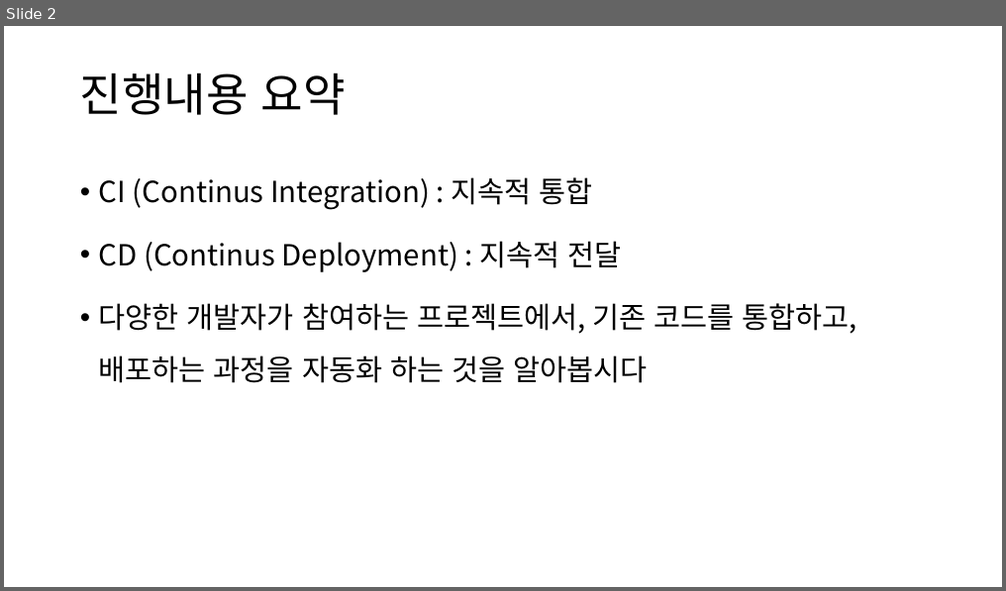
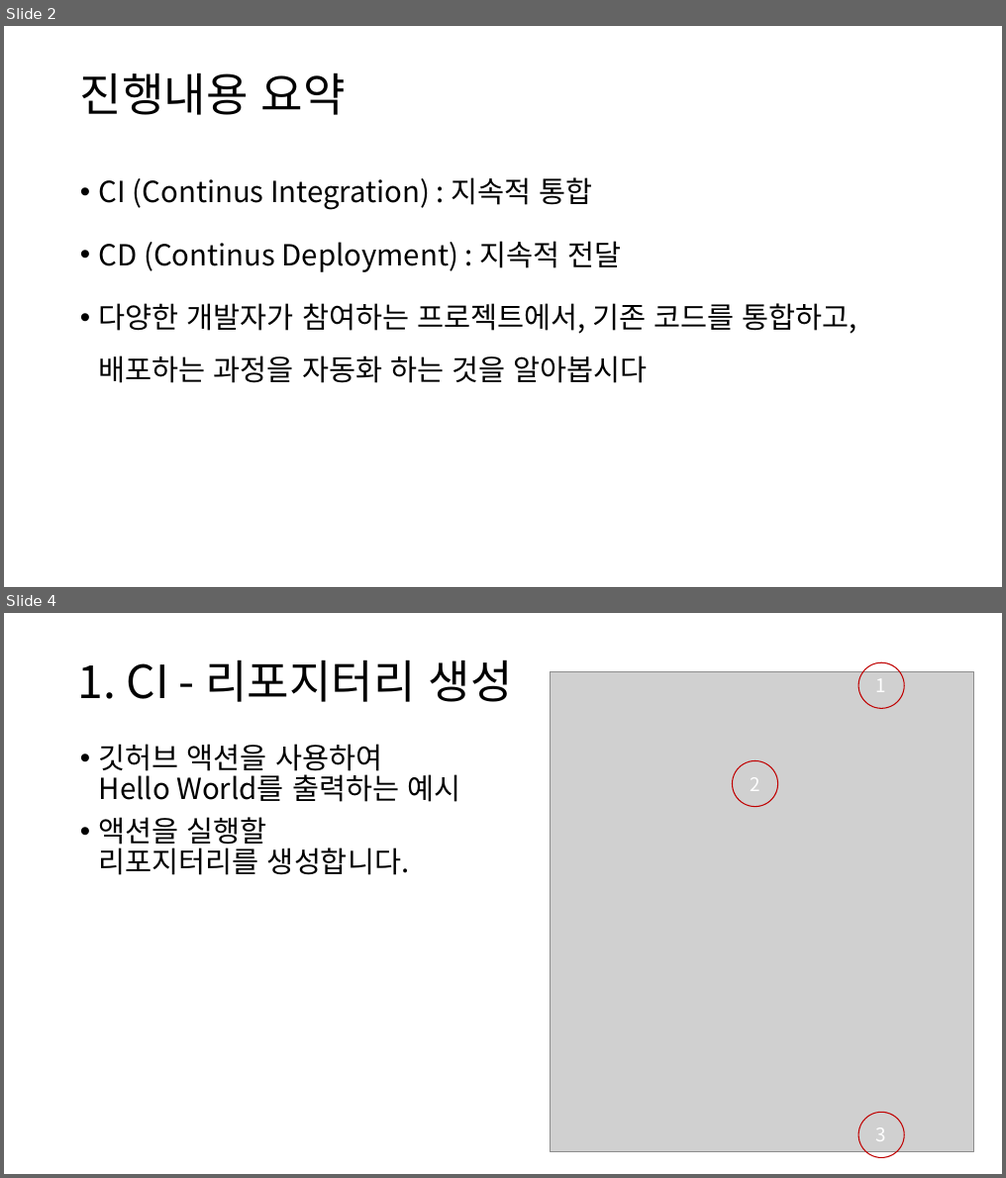
Before and after one commit to truthsj/ds4th_study, a slide deck: source/도커심화_한권으로_배우는_도커_&_쿠버네티스/ch11_깃허브 액션과 ArgoCD를 활용한 CICD.pptx. Shown one above the other, each under a label of ours: slide 2 before the commit, slides 2 and 4 after it; the slides between them are not shown. The pictures are 1006x591 and 1006x1178 pixels, drawn with LibreOffice and Linux fonts; fonts in the diff are those of the drawing; grey boxes stand for pictures. Boxes give left, top, right and bottom in pixels: in the first picture for what was removed or moved away, otherwise in the second. Text is boxed around its words. In the diff, an @@ line names an element or a change of style, - is before the commit and + after.

```diff
--- a/source/도커심화_한권으로_배우는_도커_&_쿠버네티스/ch11_깃허브 액션과 ArgoCD를 활용한 CICD.pptx
+++ b/source/도커심화_한권으로_배우는_도커_&_쿠버네티스/ch11_깃허브 액션과 ArgoCD를 활용한 CICD.pptx
@@ slide 4 added at box(4, 613, 1002, 1174), background #FFFFFF @@
@@ title added at box(78, 660, 513, 702), 44 pt, text #000000 @@
+1. CI - 리포지터리 생성
@@ ellipse added at box(859, 663, 905, 708), outline #C00000 1 pt, 18 pt, text #FFFFFF @@
+1
@@ picture added at box(549, 672, 974, 1152) @@
@@ text added at box(99, 744, 460, 875), 28 pt, text #000000 @@
+• 깃허브 액션을 사용하여
+  Hello World를 출력하는 예시
+• 액션을 실행할
+  리포지터리를 생성합니다.
@@ ellipse added at box(733, 761, 778, 807), outline #C00000 1 pt, 18 pt, text #FFFFFF @@
+2
@@ ellipse added at box(859, 1112, 905, 1158), outline #C00000 1 pt, 18 pt, text #FFFFFF @@
+3
```
Also in this commit, not shown: 3 slides changed, 5 other slides added, 6 slides removed.
